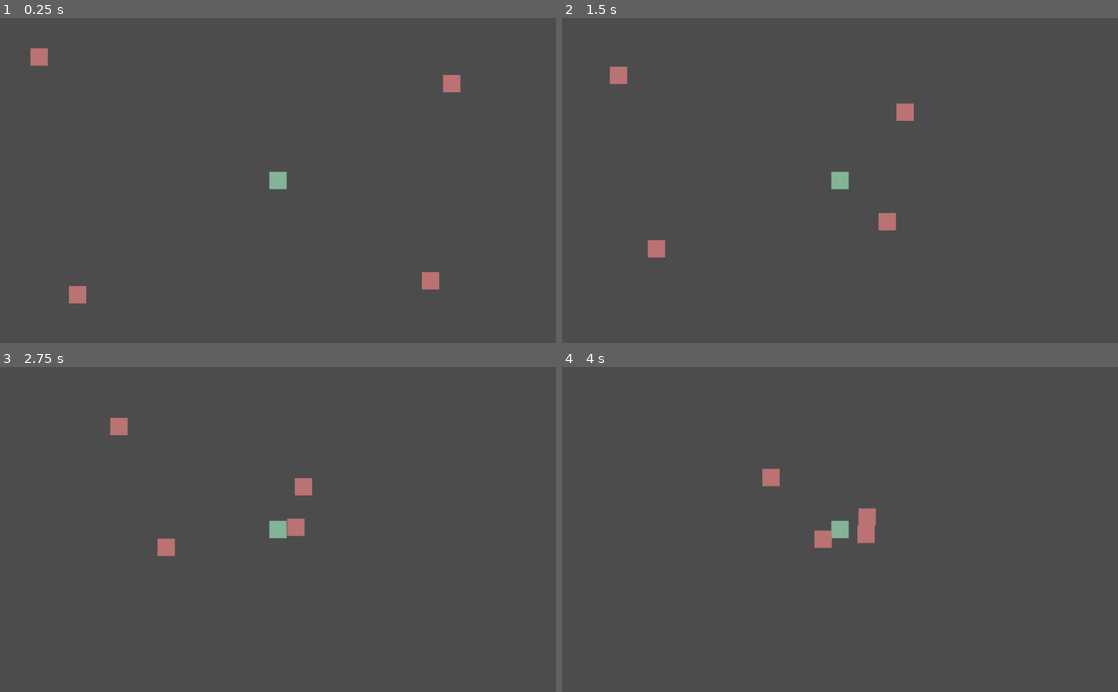
Above: before the commit, frames 1-4 (two rows, left to right).
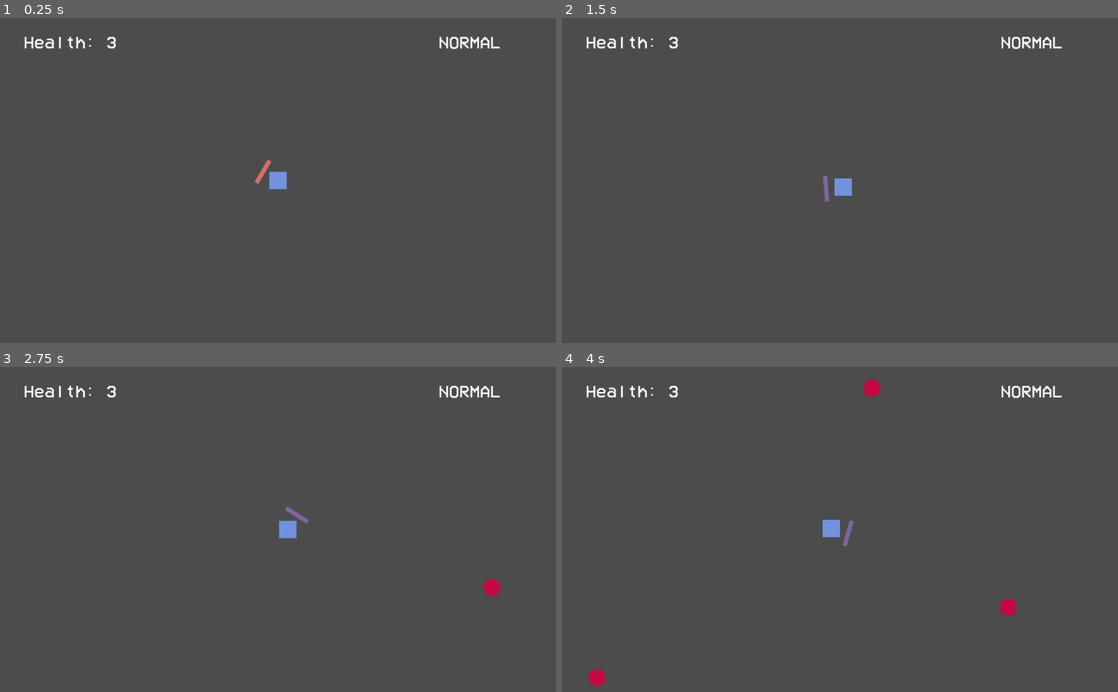
Above: after the commit, the same moments.

Repository: ESJ-Game-Dev-Club/waiver
Game: Godot game, scene res://main.tscn
Two runs of this game, one before a commit and one after it. Both use one fixed random seed, a clock stepped at 60 frames per second and the inputs below.
Inputs (mouse positions are in pixels of both pictures, inside the frame that each line leads up to):
- Up to frame 1 (0.25 s): no input
- Up to frame 2 (1.5 s): move the mouse to (962, 164) at 0.52 s; hold D (move_right) 0.53-1.28 s; click (962, 164) at 0.6 s; move the mouse to (728, 196) at 1.27 s; hold S (move_down) from 1.28 s (still down); click (728, 196) at 1.35 s
- Up to frame 3 (2.75 s): move the mouse to (333, 458) at 2.02 s; release S (move_down) at 2.03 s; hold D (move_right) from 2.03 s (still down); click (333, 458) at 2.1 s
- Up to frame 4 (4 s): move the mouse to (812, 594) at 2.77 s; release D (move_right) at 2.78 s; hold W (move_up) 2.78-3.53 s; click (812, 594) at 2.85 s; move the mouse to (1006, 578) at 3.52 s; hold A (move_left) from 3.53 s (still down); click (1006, 578) at 3.6 s

The runs differ from the first frame. In frame 1, 1.4% of the frame differs, in the area x 4-90%, y 5-88%; in frame 2, 1.4%; in frame 3, 1.5%; in frame 4, 1.8%, in the area x 4-90%, y 3-99%.

Commit message:
add cruel mortality of man and also a sword

Diff:
--- a/enemy/enemy.gd
+++ b/enemy/enemy.gd
@@ -1,9 +1,12 @@
 extends KinematicBody2D
 
 
-func _physics_process(delta):
-	move_and_collide(_get_input() * 1.8)
+var speed = 75
 
 
-func _get_input() -> Vector2:
+func _physics_process(delta):
+	move_and_slide(_player_direction() * speed)
+
+func _player_direction() -> Vector2:
+	# gets direction to player
 	return (GlobalVars.player.position - position).normalized()
--- a/enemy/enemy.tscn
+++ b/enemy/enemy.tscn
@@ -2,17 +2,19 @@
 
 [ext_resource path="res://enemy/enemy.gd" type="Script" id=1]
 
-[sub_resource type="RectangleShape2D" id=1]
-extents = Vector2( 16, 16 )
+[sub_resource type="CircleShape2D" id=1]
+radius = 16.0
 
 [node name="Enemy" type="KinematicBody2D"]
+collision_layer = 8
+collision_mask = 9
 script = ExtResource( 1 )
 
 [node name="Polygon2D" type="Polygon2D" parent="."]
 position = Vector2( 3.2, 4 )
 scale = Vector2( 0.8, 0.833333 )
-color = Color( 0.733333, 0.45098, 0.45098, 1 )
-polygon = PoolVector2Array( -24, -24, 16, -24, 16, 14.4, -24, 14.4 )
+color = Color( 0.780392, 0.0352941, 0.262745, 1 )
+polygon = PoolVector2Array( -19, -19.2, -4, -24, 11, -19.2, 16, -4.8, 11, 9.6, -4, 14.4, -19, 9.6, -24, -4.8 )
 
 [node name="CollisionShape2D" type="CollisionShape2D" parent="."]
 shape = SubResource( 1 )
--- /dev/null
+++ b/enemy/hivemind.gd
@@ -0,0 +1,24 @@
+extends Node
+
+
+var rng = RandomNumberGenerator.new()
+var enemy = preload("res://enemy/enemy.tscn")
+
+
+func _ready():
+	$Timer.start()
+
+func _on_Timer_timeout():
+	_instance_enemy()
+	$Timer.start()
+
+func _instance_enemy():
+	var i = enemy.instance()
+	i.position = _random_point() + GlobalVars.player.position # add player offset
+	add_child(i)
+
+func _random_point(): # gets random point spawn_distance away
+	rng.randomize()
+	var angle = deg2rad(rng.randf_range(0, 360))
+	var point = Vector2(cos(angle), sin(angle)) # honors geometry
+	return point * GlobalVars.spawn_dist # makes enemy spawn certain distance away
--- a/global_vars.gd
+++ b/global_vars.gd
@@ -2,3 +2,4 @@
 
 
 var player: Node
+var spawn_dist = 512 # enemies will spawn this far away from player
--- a/main.tscn
+++ b/main.tscn
@@ -1,21 +1,18 @@
-[gd_scene load_steps=3 format=2]
+[gd_scene load_steps=4 format=2]
 
 [ext_resource path="res://player/player.tscn" type="PackedScene" id=1]
-[ext_resource path="res://enemy/enemy.tscn" type="PackedScene" id=2]
+[ext_resource path="res://ui/hud.tscn" type="PackedScene" id=3]
+[ext_resource path="res://enemy/hivemind.gd" type="Script" id=4]
 
 [node name="Main" type="Node"]
 
+[node name="CanvasLayer" parent="." instance=ExtResource( 3 )]
+
+[node name="Hivemind" type="Node" parent="."]
+script = ExtResource( 4 )
+
+[node name="Timer" type="Timer" parent="Hivemind"]
+
 [node name="Player" parent="." instance=ExtResource( 1 )]
-position = Vector2( 576, 264 )
 
-[node name="Enemy" parent="." instance=ExtResource( 2 )]
-position = Vector2( 920, 72 )
-
-[node name="Enemy2" parent="." instance=ExtResource( 2 )]
-position = Vector2( 112, 24 )
-
-[node name="Enemy3" parent="." instance=ExtResource( 2 )]
-position = Vector2( 184, 488 )
-
-[node name="Enemy4" parent="." instance=ExtResource( 2 )]
-position = Vector2( 880, 464 )
+[connection signal="timeout" from="Hivemind/Timer" to="Hivemind" method="_on_Timer_timeout"]
--- a/player/player.gd
+++ b/player/player.gd
@@ -1,13 +1,90 @@
 extends KinematicBody2D
+
+
+var current_state = States.NORMAL
+enum States {
+	NORMAL,
+	STAGGERED,
+	ATTACKING,
+}
+
+var normal_speed = 100
+var staggered_speed = 110 # makes it easy for player to escape
+var attacking_speed = 50
+
+var health = 3
 
 
 func _ready():
 	GlobalVars.player = self
 
+func _physics_process(delta):
+	$WeaponOrigin.look_at(get_global_mouse_position())
 
-func _physics_process(delta):
-	move_and_collide(_get_input() * 2)
+	match current_state:
+		States.NORMAL: # basic movement; detect if enemies touch
+			_normal()
+		States.STAGGERED: # speedier movement; flash in and out
+			_staggered()
+		States.ATTACKING: # slower movement; detects if enemies touch
+			_attacking()
 
+
+func _normal():
+	_move(normal_speed)
+
+	if _hit_detect():
+		return
+
+	if Input.is_action_just_pressed("attack"):
+		if $WeaponOrigin.get_child(0).fire(): # attempt to fire weapon (returns bool about if it did)
+			$AttackTimer.start($WeaponOrigin.get_child(0).atk_time)
+			current_state = States.ATTACKING
+			return
+
+
+func _staggered():
+	_move(staggered_speed)
+
+func _on_StaggerTimer_timeout(): # stop flashing and go back to normal
+	$FlashTimer.stop()
+	show()
+	current_state = States.NORMAL
+
+func _on_FlashTimer_timeout(): # flash
+	visible = not visible
+	$FlashTimer.start()
+
+
+func _attacking():
+	_move(attacking_speed)
+
+	if _hit_detect():
+		$AttackTimer.stop()
+		return
+
+func _on_AttackTimer_timeout():
+	current_state = States.NORMAL
+
+
+func _move(speed):
+	move_and_slide(_get_input() * speed)
+
+func _hit_detect(): # detects if enemies touch player and staggers
+	if $HitDetection.get_overlapping_bodies().size() > 0:
+		health -= 1
+
+		if health == 0:
+			queue_free()
+
+		$StaggerTimer.start()
+		# flash when staggered
+		hide()
+		$FlashTimer.start()
+		current_state = States.STAGGERED
+		return true
+	else:
+		return false
 
 func _get_input() -> Vector2:
 	var input = Vector2.ZERO
--- a/player/player.tscn
+++ b/player/player.tscn
@@ -1,19 +1,54 @@
-[gd_scene load_steps=3 format=2]
+[gd_scene load_steps=5 format=2]
 
 [ext_resource path="res://player/player.gd" type="Script" id=1]
+[ext_resource path="res://player/weapons/sword/sword.tscn" type="PackedScene" id=2]
 
 [sub_resource type="RectangleShape2D" id=1]
 extents = Vector2( 16, 16 )
 
+[sub_resource type="RectangleShape2D" id=2]
+extents = Vector2( 18, 18 )
+
 [node name="Player" type="KinematicBody2D"]
+collision_layer = 2
+collision_mask = 9
 script = ExtResource( 1 )
+
+[node name="Camera2D" type="Camera2D" parent="."]
+current = true
+smoothing_enabled = true
 
 [node name="CollisionShape2D" type="CollisionShape2D" parent="."]
 shape = SubResource( 1 )
 
 [node name="Polygon2D" type="Polygon2D" parent="."]
-color = Color( 0.513726, 0.713726, 0.588235, 1 )
+color = Color( 0.45098, 0.576471, 0.87451, 1 )
 polygon = PoolVector2Array( -16, -16, 16, -16, 16, 16, -16, 16 )
 
-[node name="Camera2D" type="Camera2D" parent="."]
-current = true
+[node name="HitDetection" type="Area2D" parent="."]
+collision_layer = 2
+collision_mask = 8
+
+[node name="CollisionShape2D" type="CollisionShape2D" parent="HitDetection"]
+shape = SubResource( 2 )
+
+[node name="WeaponOrigin" type="Position2D" parent="."]
+
+[node name="Sword" parent="WeaponOrigin" instance=ExtResource( 2 )]
+position = Vector2( 32, 0 )
+
+[node name="StaggerTimer" type="Timer" parent="."]
+wait_time = 2.0
+one_shot = true
+
+[node name="FlashTimer" type="Timer" parent="."]
+wait_time = 0.1
+one_shot = true
+
+[node name="AttackTimer" type="Timer" parent="."]
+wait_time = 0.2
+one_shot = true
+
+[connection signal="timeout" from="StaggerTimer" to="." method="_on_StaggerTimer_timeout"]
+[connection signal="timeout" from="FlashTimer" to="." method="_on_FlashTimer_timeout"]
+[connection signal="timeout" from="AttackTimer" to="." method="_on_AttackTimer_timeout"]
--- /dev/null
+++ b/player/weapons/sword/sword.gd
@@ -0,0 +1,29 @@
+extends Weapon
+
+
+var ready = true # for cooldown timer
+export(Color) var normal_color
+export(Color) var attack_color
+export(Color) var cooldown_color
+
+
+func _ready():
+	atk_time = 0.1
+
+func fire() -> bool:
+	if ready:
+		$Polygon2D.color = attack_color
+		for body in $Area2D.get_overlapping_bodies(): # kill
+			body.queue_free()
+		ready = false
+		$ColorTimer.start()
+		return true
+	return false
+
+func _on_ColorTimer_timeout(): # when done attacking, cool down
+	$Polygon2D.color = cooldown_color
+	$CooldownTimer.start()
+
+func _on_CooldownTimer_timeout(): # when done cooling down, get ready to attack
+	$Polygon2D.color = normal_color
+	ready = true
--- /dev/null
+++ b/player/weapons/sword/sword.tscn
@@ -0,0 +1,34 @@
+[gd_scene load_steps=3 format=2]
+
+[ext_resource path="res://player/weapons/sword/sword.gd" type="Script" id=1]
+
+[sub_resource type="RectangleShape2D" id=1]
+extents = Vector2( 4, 24 )
+
+[node name="Sword" type="Node2D"]
+script = ExtResource( 1 )
+normal_color = Color( 0.858824, 0.423529, 0.423529, 1 )
+attack_color = Color( 0.8, 0.101961, 0.101961, 1 )
+cooldown_color = Color( 0.490196, 0.407843, 0.611765, 1 )
+
+[node name="Area2D" type="Area2D" parent="."]
+collision_layer = 4
+collision_mask = 8
+
+[node name="CollisionShape2D" type="CollisionShape2D" parent="Area2D"]
+shape = SubResource( 1 )
+
+[node name="Polygon2D" type="Polygon2D" parent="."]
+color = Color( 0.858824, 0.423529, 0.423529, 1 )
+polygon = PoolVector2Array( -4, -24, 4, -24, 4, 24, -4, 24 )
+
+[node name="ColorTimer" type="Timer" parent="."]
+wait_time = 0.1
+one_shot = true
+
+[node name="CooldownTimer" type="Timer" parent="."]
+wait_time = 0.9
+one_shot = true
+
+[connection signal="timeout" from="ColorTimer" to="." method="_on_ColorTimer_timeout"]
+[connection signal="timeout" from="CooldownTimer" to="." method="_on_CooldownTimer_timeout"]
--- /dev/null
+++ b/player/weapons/weapon.gd
@@ -0,0 +1,8 @@
+class_name Weapon
+extends Node2D
+
+var atk_time = 0.2
+
+# this function is called from the player (because FSM control)
+func fire() -> bool:
+	return false # return true if we could fire
--- a/project.godot
+++ b/project.godot
@@ -7,6 +7,16 @@
 ;   param=value ; assign values to parameters
 
 config_version=4
+
+_global_script_classes=[ {
+"base": "Node2D",
+"class": "Weapon",
+"language": "GDScript",
+"path": "res://player/weapons/weapon.gd"
+} ]
+_global_script_class_icons={
+"Weapon": ""
+}
 
 [application]
 
@@ -44,6 +54,18 @@
 "events": [ Object(InputEventKey,"resource_local_to_scene":false,"resource_name":"","device":0,"alt":false,"shift":false,"control":false,"meta":false,"command":false,"pressed":false,"scancode":68,"physical_scancode":0,"unicode":0,"echo":false,"script":null)
  ]
 }
+attack={
+"deadzone": 0.5,
+"events": [ Object(InputEventMouseButton,"resource_local_to_scene":false,"resource_name":"","device":0,"alt":false,"shift":false,"control":false,"meta":false,"command":false,"button_mask":0,"position":Vector2( 0, 0 ),"global_position":Vector2( 0, 0 ),"factor":1.0,"button_index":1,"pressed":false,"doubleclick":false,"script":null)
+ ]
+}
+
+[layer_names]
+
+2d_physics/layer_1="world"
+2d_physics/layer_2="player"
+2d_physics/layer_3="weapon"
+2d_physics/layer_4="enemy"
 
 [physics]
 
--- /dev/null
+++ b/resources/default.tres
@@ -0,0 +1,15 @@
+[gd_resource type="Theme" load_steps=4 format=2]
+
+[ext_resource path="res://resources/VCR_OSD_MONO_1.001.ttf" type="DynamicFontData" id=1]
+
+[sub_resource type="DynamicFont" id=1]
+size = 32
+font_data = ExtResource( 1 )
+
+[sub_resource type="DynamicFont" id=2]
+font_data = ExtResource( 1 )
+
+[resource]
+default_font = SubResource( 2 )
+Fonts/fonts/large = SubResource( 1 )
+Fonts/fonts/normal = SubResource( 2 )
--- /dev/null
+++ b/ui/hud.gd
@@ -0,0 +1,6 @@
+extends CanvasLayer
+
+
+func _process(delta):
+	$Control/Health.text = "Health: " + str(GlobalVars.player.health)
+	$Control/State.text = GlobalVars.player.States.keys()[GlobalVars.player.current_state]
--- /dev/null
+++ b/ui/hud.tscn
@@ -0,0 +1,41 @@
+[gd_scene load_steps=5 format=2]
+
+[ext_resource path="res://resources/default.tres" type="Theme" id=1]
+[ext_resource path="res://resources/VCR_OSD_MONO_1.001.ttf" type="DynamicFontData" id=2]
+[ext_resource path="res://ui/hud.gd" type="Script" id=3]
+
+[sub_resource type="DynamicFont" id=1]
+size = 32
+font_data = ExtResource( 2 )
+
+[node name="CanvasLayer" type="CanvasLayer"]
+script = ExtResource( 3 )
+
+[node name="Control" type="Control" parent="."]
+anchor_right = 1.0
+anchor_bottom = 1.0
+theme = ExtResource( 1 )
+
+[node name="Health" type="Label" parent="Control"]
+anchor_right = 0.211
+anchor_bottom = 0.107
+margin_left = 24.0
+margin_top = 24.0
+margin_right = -0.0640106
+margin_bottom = -0.200005
+custom_fonts/font = SubResource( 1 )
+text = "Health: 10"
+align = 2
+valign = 1
+
+[node name="State" type="Label" parent="Control"]
+anchor_left = 0.789
+anchor_right = 1.0
+anchor_bottom = 0.107
+margin_left = 0.0639648
+margin_top = 24.0
+margin_right = -24.0
+margin_bottom = -0.200005
+custom_fonts/font = SubResource( 1 )
+text = "NORMAL"
+valign = 1
Binary file added: resources/VCR_OSD_MONO_1.001.ttf
